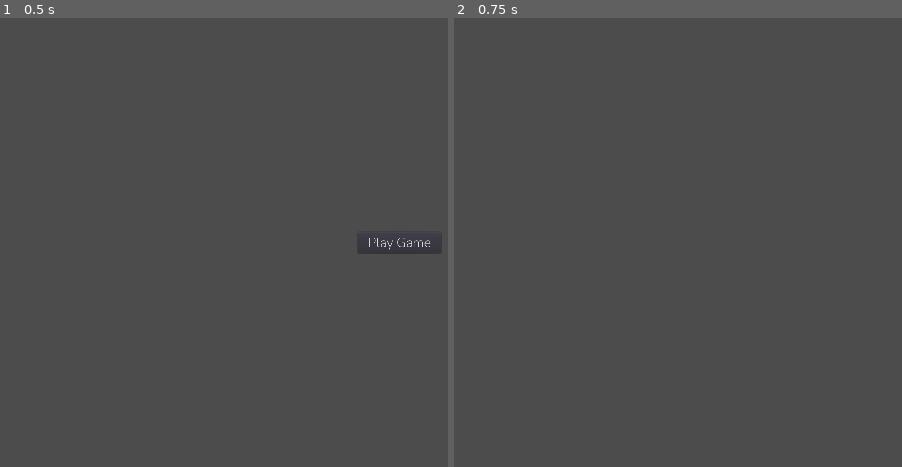
Above: before the commit, frames 1-2 (left to right).
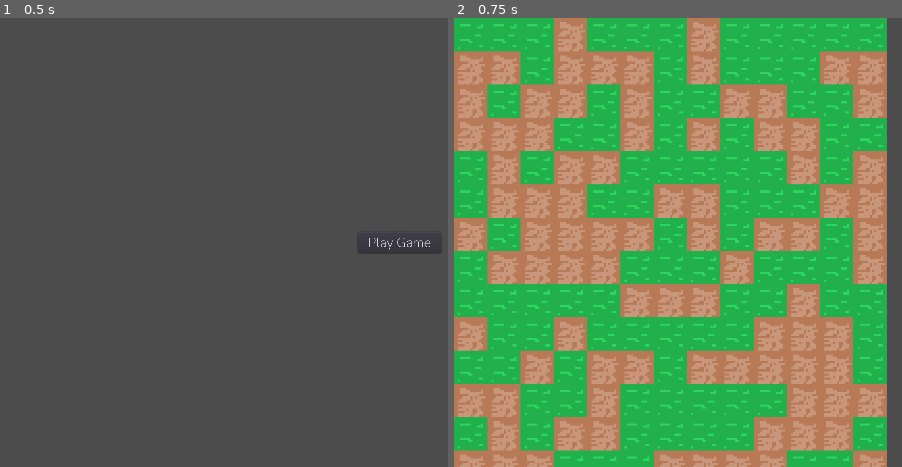
Above: after the commit, the same moments.

Repository: SamuelGeib/TowerDefense
Game: Godot game, scene res://Root/MainMenu.tscn
The game is run twice, just before and just after one commit, with the same random seed, the same clock (stepped at 60 frames per second) and the same inputs.
Inputs:
- Up to frame 1 (0.5 s): no input
- Up to frame 2 (0.75 s): click "Play Game" at 0.5 s

Frame 1 is identical in both runs. In frame 2, 97% of the frame differs, in the area x 0-97%, y 0-100%.
Error before the commit: Parse Error: Variable "Time" shadows a native class. (res://Script/EnemyManager.gd:4)

Commit message:
Separated map data into a Resource Type

Diff:
--- /dev/null
+++ b/TowerDefense/Res/Maps/Map_0.tres
@@ -0,0 +1,10 @@
+[gd_resource type="Resource" load_steps=2 format=2]
+
+[ext_resource path="res://Script/Res/MapData.gd" type="Script" id=1]
+
+[resource]
+script = ExtResource( 1 )
+StartingHealth = 100
+Waves = [  ]
+TileData = [ [ 1, 1, 0, 0, 0, 1, 1, 1, 1 ], [ 0, 0, 1, 1, 1, 1, 0, 0, 0 ] ]
+PathPoints = [  ]
--- a/TowerDefense/Res/TileSet.tres
+++ b/TowerDefense/Res/TileSet.tres
@@ -1,6 +1,7 @@
-[gd_resource type="TileSet" load_steps=2 format=2]
+[gd_resource type="TileSet" load_steps=3 format=2]
 
 [ext_resource path="res://Res/Sprites/Tiles/Grass.png" type="Texture" id=1]
+[ext_resource path="res://Res/Sprites/Tiles/Path.png" type="Texture" id=2]
 
 [resource]
 0/name = "Grass"
@@ -17,3 +18,17 @@
 0/shape_one_way_margin = 0.0
 0/shapes = [  ]
 0/z_index = 0
+1/name = "Path.png 1"
+1/texture = ExtResource( 2 )
+1/tex_offset = Vector2( 0, 0 )
+1/modulate = Color( 1, 1, 1, 1 )
+1/region = Rect2( 0, 0, 16, 16 )
+1/tile_mode = 0
+1/occluder_offset = Vector2( 0, 0 )
+1/navigation_offset = Vector2( 0, 0 )
+1/shape_offset = Vector2( 0, 0 )
+1/shape_transform = Transform2D( 1, 0, 0, 1, 0, 0 )
+1/shape_one_way = false
+1/shape_one_way_margin = 0.0
+1/shapes = [  ]
+1/z_index = 0
--- a/TowerDefense/Root/MainMenu.tscn
+++ b/TowerDefense/Root/MainMenu.tscn
@@ -11,7 +11,17 @@
 script/source = "extends Node
 
 func _on_Button_pressed():
-	Main.SetRoot(\"Map_0\")
+	randomize()
+	var NMapData = MapData.new()
+	var Width  = randi() % 50 + 1
+	var Height = randi() % 40 + 1
+	NMapData.TileData.resize(Width)
+	for X in Width:
+		NMapData.TileData[X] = []
+		NMapData.TileData[X].resize(Height)
+		for Y in Height:
+			NMapData.TileData[X][Y] = randi() % 2
+	Main.StartMap(NMapData)#load(\"res://Res/Maps/Map_0.tres\"))
 "
 
 [node name="Control" type="Control"]
--- a/TowerDefense/Root/Map_0.tscn
+++ /dev/null
@@ -1,20 +0,0 @@
-[gd_scene load_steps=3 format=2]
-
-[ext_resource path="res://Res/TileSet.tres" type="TileSet" id=1]
-[ext_resource path="res://Script/EnemyManager.gd" type="Script" id=2]
-
-[node name="Control" type="Node2D"]
-
-[node name="EnemyManager" type="Node2D" parent="."]
-script = ExtResource( 2 )
-
-[node name="Tiles" type="TileMap" parent="."]
-visible = false
-tile_set = ExtResource( 1 )
-cell_size = Vector2( 16, 16 )
-format = 1
-tile_data = PoolIntArray( 131072, 1, 0, 131073, 0, 0, 131074, 0, 0, 131075, 0, 0, 131076, 0, 0, 131077, 0, 0, 131078, 0, 0, 131084, 0, 0, 131085, 0, 0, 131086, 0, 0, 131087, 2, 0, 196614, 0, 0, 196620, 0, 0, 262150, 0, 0, 262156, 0, 0, 327686, 0, 0, 327692, 0, 0, 393222, 0, 0, 393228, 0, 0, 458758, 0, 0, 458759, 0, 0, 458760, 0, 0, 458761, 0, 0, 458762, 0, 0, 458763, 0, 0, 458764, 0, 0 )
-
-[node name="Camera2D" type="Camera2D" parent="."]
-position = Vector2( 960, 540 )
-current = true
--- a/TowerDefense/Script/Class/Map.gd
+++ b/TowerDefense/Script/Class/Map.gd
@@ -2,26 +2,44 @@
 extends Node2D
 class_name Map
 
-export(int) var Width  : int = 10
-export(int) var Height : int = 10
+var Width  : int = 10
+var Height : int = 10
+var PathPoints := [Vector2(0,0),Vector2(1,0)]
+var Towers  := []
+var Enemies := []
+var Grid : TileMap = TileMap.new()
 
-export(Array, Vector2) var PathPoints := [Vector2(0,0),Vector2(1,0)]
-
-onready var Towers  := []
-onready var Enemies := []
-
-var Grid : TileMap
-
-func _init(_MapRes):
+func _init(_MapRes : MapData):
+	#INITIALIZE CHILDREN
 	if Grid == null or get_child_count() == 0:
-		Grid = TileMap.new()
+		#TILE GRID
 		Grid.tile_set = Res.Tiles
 		Grid.cell_size = Vector2(16,16)
 		add_child(Grid)
-		#TEMP
-		for x in 10:
-			for y in 10:
-				Grid.set_cell(x,y,0)
+		Grid.owner = self
+		#CAMERA
+		var CAMERA = Camera2D.new()
+		add_child(CAMERA)
+		CAMERA.owner = self
+		CAMERA.zoom = Vector2(.2,.2)
+		CAMERA.position += (OS.window_size * CAMERA.zoom) / 2.0
+		CAMERA.current = true
+	#LOAD MAP DATA
+	if _MapRes != null:
+		LoadMapData(_MapRes)
 
 func _ready():
 	pass
+
+
+func LoadMapData(_MapRes : MapData):
+	Width  = _MapRes.TileData.size()
+	Height = _MapRes.TileData[0].size()
+
+	#TILES
+	for X in Width:
+		for Y in Height:
+			get_child(0).set_cell(X,Y,_MapRes.TileData[X][Y])
+
+	#PATHS
+	PathPoints = _MapRes.PathPoints
--- a/TowerDefense/Script/Res/MapData.gd
+++ b/TowerDefense/Script/Res/MapData.gd
@@ -1,6 +1,6 @@
 extends Resource
 class_name MapData
-onready var StartingHealth := 100
-onready var Waves := [] # data pont might be [str(enemy_type), int(count)]
-onready var TileData   := [[]] # 2D array of TileIDs
-onready var PathPoints := [] # list of Vector2
+export(int) var StartingHealth := 100
+export(Array,Array) var Waves := [] # data pont might be [str(enemy_type), int(count)]
+export(Array,Array,int) var TileData   := [[]] # 2D array of TileIDs
+export(Array,Vector2) var PathPoints := [] # list of Vector2
--- a/TowerDefense/Script/Singleton/Main.gd
+++ b/TowerDefense/Script/Singleton/Main.gd
@@ -2,6 +2,7 @@
 
 var RootNodes = {"MainMenu":"res://Root/MainMenu.tscn","Map_0":"res://Root/Map_0.tscn"}
 var CurRoot = "MainMenu"
+
 
 func _ready():
 	SetRoot("MainMenu")
@@ -9,3 +10,9 @@
 func SetRoot(NewRoot : String):
 	CurRoot = NewRoot
 	get_tree().change_scene(RootNodes[CurRoot])
+
+func StartMap(_MapRes : MapData):
+	CurRoot = "MAP"
+	var NewMap = PackedScene.new()
+	NewMap.pack(Map.new(_MapRes))
+	get_tree().change_scene_to(NewMap)
--- a/TowerDefense/project.godot
+++ b/TowerDefense/project.godot
@@ -18,10 +18,16 @@
 "class": "MapData",
 "language": "GDScript",
 "path": "res://Script/Res/MapData.gd"
+}, {
+"base": "Node2D",
+"class": "Tower",
+"language": "GDScript",
+"path": "res://Script/Class/Tower.gd"
 } ]
 _global_script_class_icons={
 "Map": "",
-"MapData": ""
+"MapData": "",
+"Tower": ""
 }
 
 [application]
